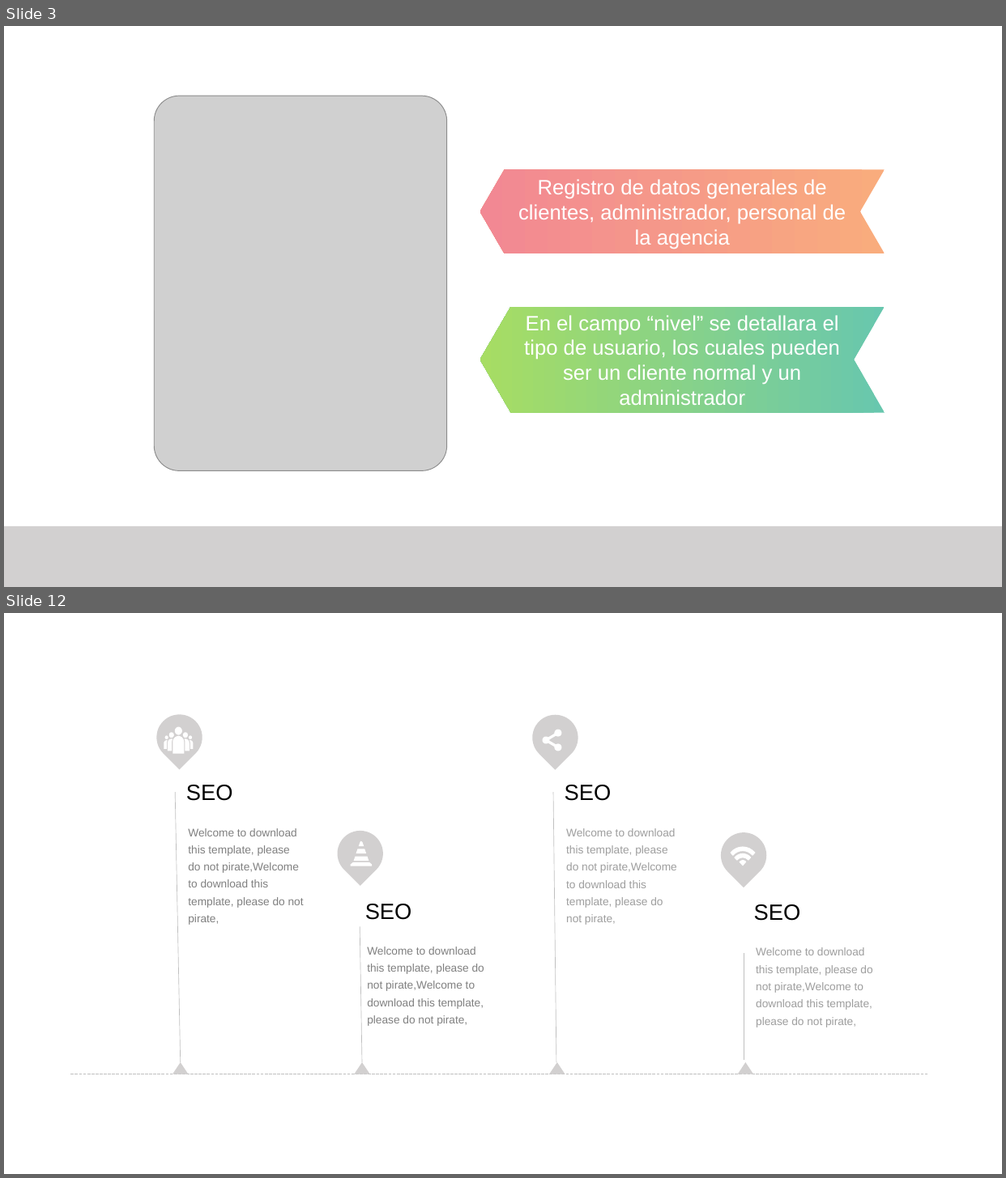
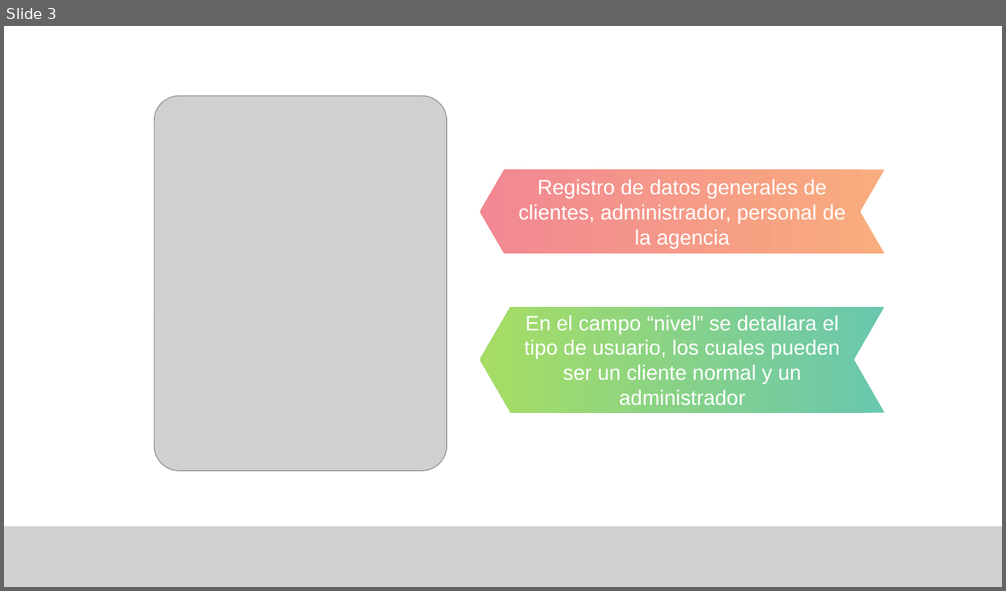
Before and after one commit to AbiPineda/SistemaAgencia, a slide deck: Documentacion/Base de Datos - Agencia de Viajes.pptx. Shown one above the other, each under a label of ours: slides 3 and 12 before the commit, slide 3 after it; the slides between them are not shown. The pictures are 1006x1178 and 1006x591 pixels, drawn with LibreOffice and Linux fonts; fonts in the diff are those of the drawing; grey boxes stand for pictures. Boxes give left, top, right and bottom in pixels: in the first picture for what was removed or moved away, otherwise in the second. Text is boxed around its words. In the diff, an @@ line names an element or a change of style, - is before the commit and + after.

```diff
--- a/Documentacion/Base de Datos - Agencia de Viajes.pptx
+++ b/Documentacion/Base de Datos - Agencia de Viajes.pptx
@@ slide 12 removed at [4,613,1002,1174], background #FFFFFF @@
@@ teardrop removed at [147,705,212,770] @@
@@ teardrop removed at [523,705,588,770] @@
@@ freeform shape removed at [164,726,194,754] @@
@@ freeform shape removed at [543,729,562,751] @@
@@ line removed from (176, 792) to (181, 1063) @@
@@ text removed at [186,785,233,801] @@
-SEO
@@ line removed from (553, 792) to (556, 1063) @@
@@ text removed at [565,785,612,801] @@
-SEO
@@ text removed at [188,828,304,908] @@
-Welcome to download this template, please do not pirate,Welcome to download this template, please do not pirate,
@@ text removed at [566,828,677,925] @@
-Welcome to download this template, please do not pirate,Welcome to download this template, please do not pirate,
@@ group removed at [328,821,484,1026]: 2 texts, 1 teardrop, 1 freeform shape @@
-Welcome to download this template, please do not pirate,Welcome to download this template, please do not pirate,
-SEO
@@ group removed at [712,823,872,1028]: 3 freeform shapes, 2 texts, 1 teardrop @@
-Welcome to download this template, please do not pirate,Welcome to download this template, please do not pirate,
-SEO
@@ line removed from (360, 926) to (362, 1063) @@
@@ line removed from (744, 954) to (744, 1060) @@
@@ line removed from (70, 1074) to (928, 1074) @@
@@ triangle removed at [172,1063,188,1075] @@
@@ triangle removed at [355,1063,370,1075] @@
@@ triangle removed at [550,1063,565,1075] @@
@@ triangle removed at [738,1063,753,1075] @@
```
Also in this commit, not shown: 8 slides changed, 2 slides added, 2 other slides removed.
